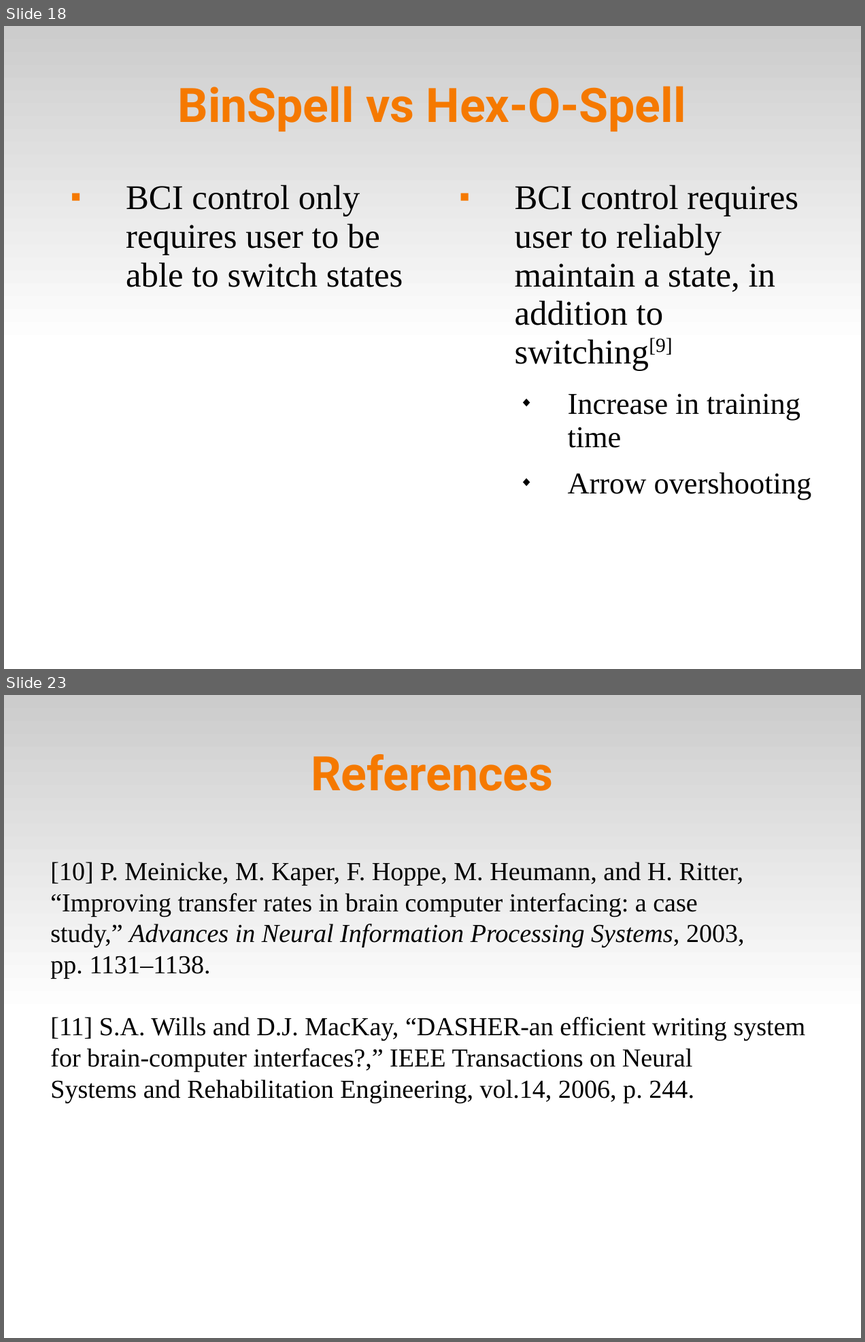
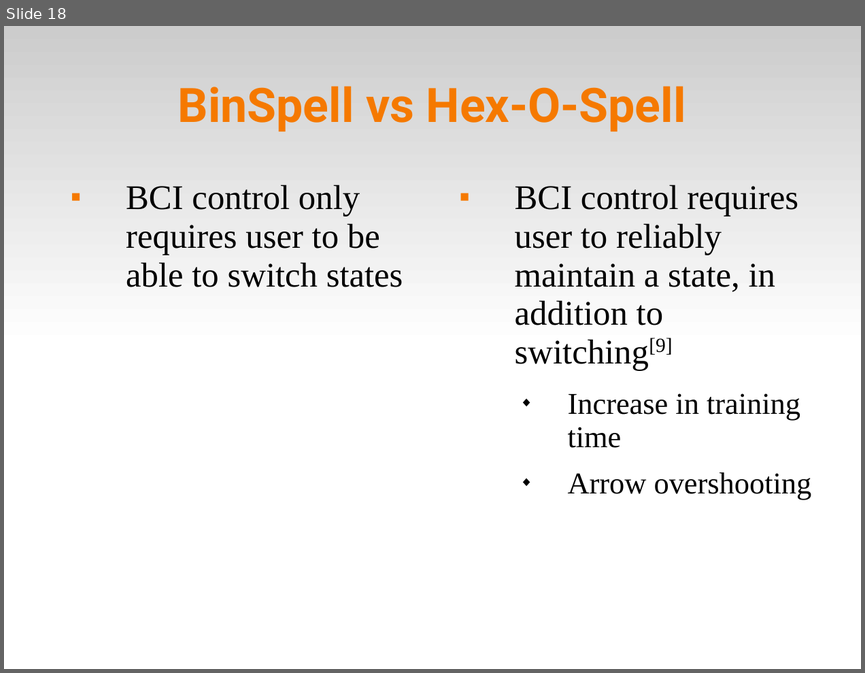
Before and after one commit to abdullah38rcc/BCI-Virtual-Keyboard, a slide deck: master's/docs/virtKey.ppt. Shown one above the other, each under a label of ours: slides 18 and 23 before the commit, slide 18 after it; the slides between them are not shown. The pictures are 865x1342 and 865x673 pixels, drawn with LibreOffice and Linux fonts; fonts in the diff are those of the drawing. Boxes give left, top, right and bottom in pixels: in the first picture for what was removed or moved away, otherwise in the second. Text is boxed around its words. In the diff, an @@ line names an element or a change of style, - is before the commit and + after.

Commit message:
* fixed references and citations in ppt *

```diff
--- a/master's/docs/virtKey.ppt
+++ b/master's/docs/virtKey.ppt
@@ slide 23 removed at box(4, 695, 861, 1338), background #FFFFFF; not listed: 1 template element that a slide beside it also shows @@
@@ title removed at box(311, 754, 553, 791) @@
-References
@@ text removed at box(50, 862, 806, 1102) @@
-[10] P. Meinicke, M. Kaper, F. Hoppe, M. Heumann, and H. Ritter, “Improving transfer rates in brain computer interfacing: a case study,” Advances in Neural Information Processing Systems, 2003, pp. 1131–1138.
-[11] S.A. Wills and D.J. MacKay, “DASHER-an efficient writing system for brain-computer interfaces?,” IEEE Transactions on Neural Systems and Rehabilitation Engineering, vol.14, 2006, p. 244.
```
Also in this commit, not shown: 9 slides changed, 1 slide added.
